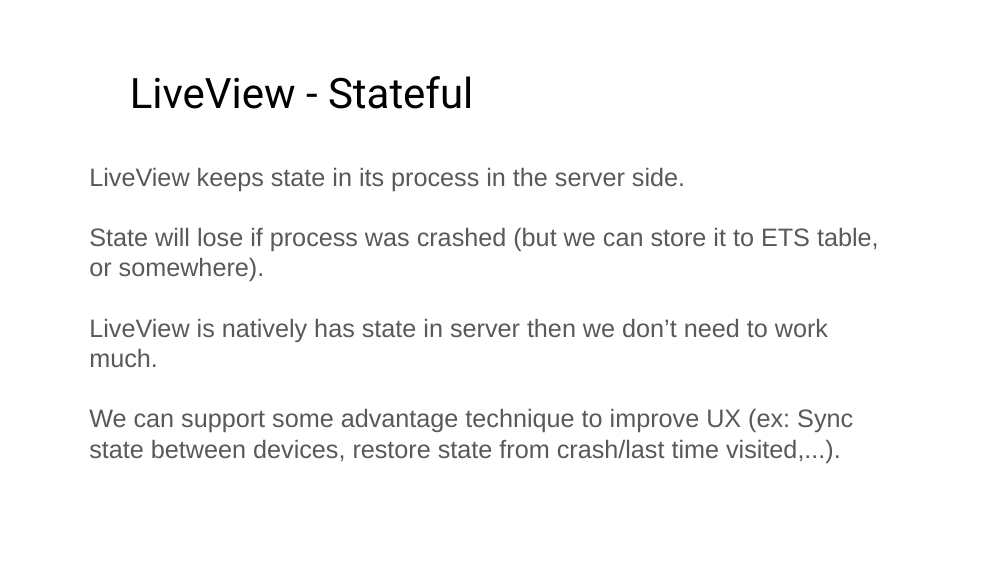
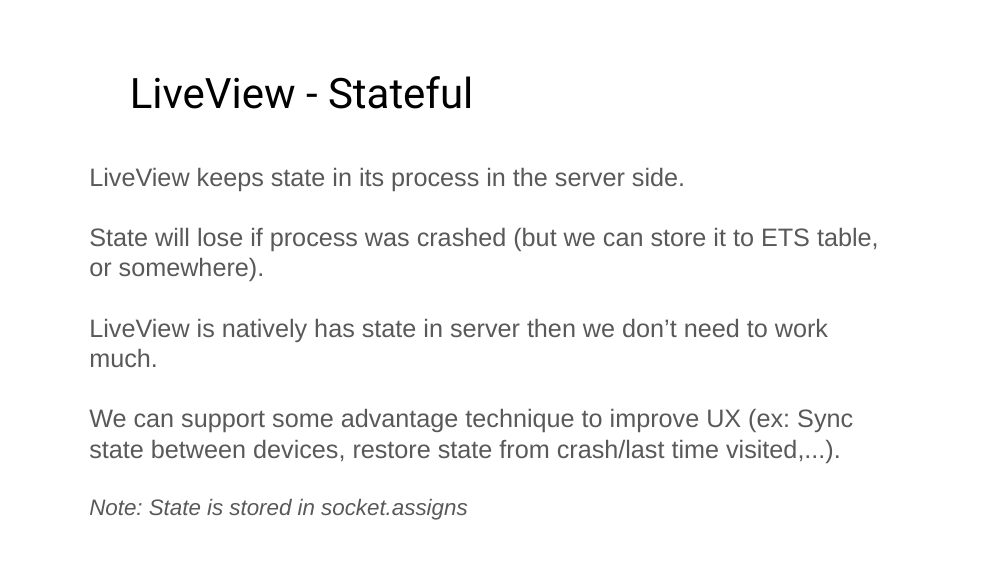
Before and after one commit to ohhi-vn/live_pub_demo, a slide deck: slide 15 of slide/Phoenix LiveView - the best fit for startup & small company.pptx. Drawn at 1008x567 pixels with LibreOffice and Linux fonts; fonts in the diff are those of the drawing. Boxes give left, top, right and bottom in pixels: in the first picture for what was removed or moved away, otherwise in the second. Text is boxed around its words. In the diff, an @@ line names an element or a change of style, - is before the commit and + after.

```diff
--- a/slide/Phoenix LiveView - the best fit for startup & small company.pptx
+++ b/slide/Phoenix LiveView - the best fit for startup & small company.pptx
@@ text at (x1=89, y1=499, x2=467, y2=520): paragraph added @@
+Note: State is stored in socket.assigns
```
Also in this commit, not shown: 8 other slides changed, 1 other file.
